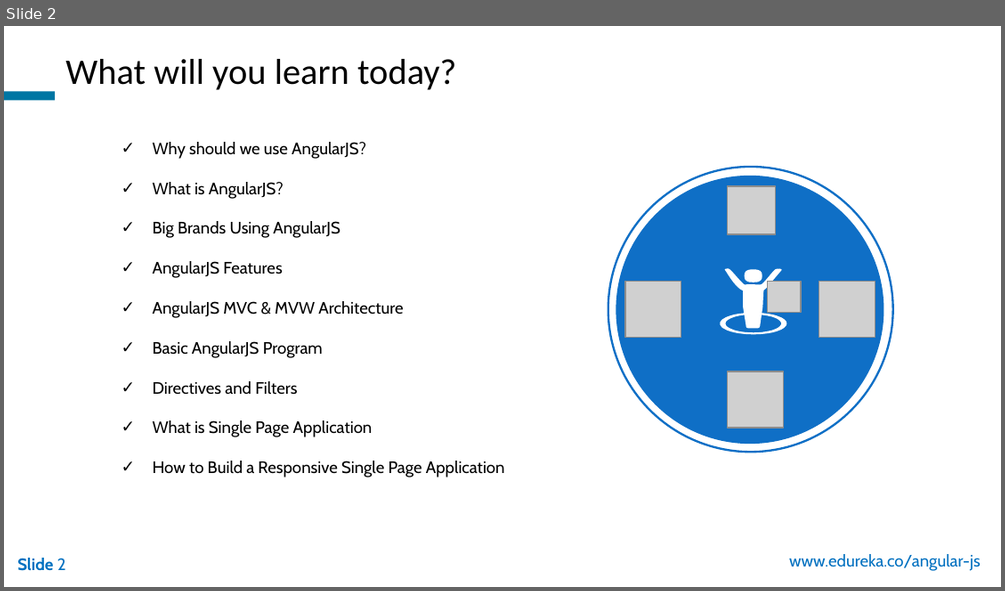
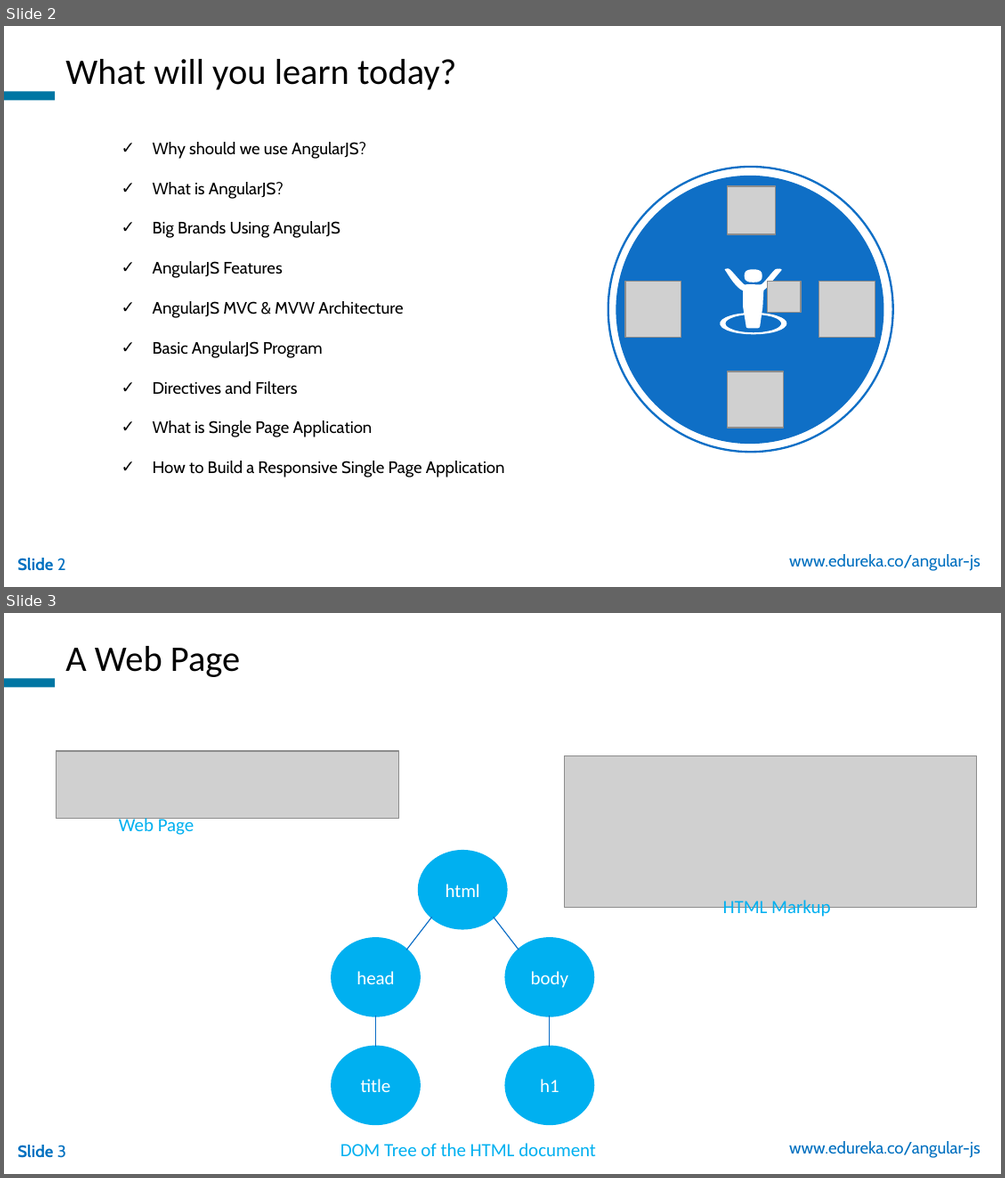
Before and after one commit to Donaldvan/devops-tools, a slide deck: TechBU/AngularJS/Getting Started With AngularJS/AngularJS_WP_21Oct.pptx. Shown one above the other, each under a label of ours: slide 2 before the commit, slides 2 and 3 after it. The pictures are 1005x591 and 1005x1178 pixels, drawn with LibreOffice and Linux fonts; fonts in the diff are those of the drawing; grey boxes stand for pictures; background and template pictures are left out. Boxes give left, top, right and bottom in pixels: in the first picture for what was removed or moved away, otherwise in the second. Text is boxed around its words. In the diff, an @@ line names an element or a change of style, - is before the commit and + after.

```diff
--- a/TechBU/AngularJS/Getting Started With AngularJS/AngularJS_WP_21Oct.pptx
+++ b/TechBU/AngularJS/Getting Started With AngularJS/AngularJS_WP_21Oct.pptx
@@ slide 3 added at [4, 613, 1001, 1174], background picture (left out); not listed: 3 template elements that a slide beside it also shows @@
@@ text added at [65, 646, 240, 677], 26 pt, text #000000 @@
+A Web Page
@@ picture added at [56, 751, 399, 819] @@
@@ picture added at [564, 755, 977, 907] @@
@@ text added at [119, 815, 194, 835], 13.5 pt, text #00B0F0 @@
+Web Page
@@ text added at [723, 900, 830, 919], 13.5 pt, text #00B0F0 @@
+HTML Markup
@@ group added at [332, 852, 593, 1123]: 5 ellipses, 4 lines @@
+html
+head
+body
+h1
+title
@@ text added at [340, 1143, 596, 1156], 13.5 pt, text #00B0F0 @@
+DOM Tree of the HTML document
```
Also in this commit, not shown: 10 slides changed, 11 other slides added, 4 slides removed.
